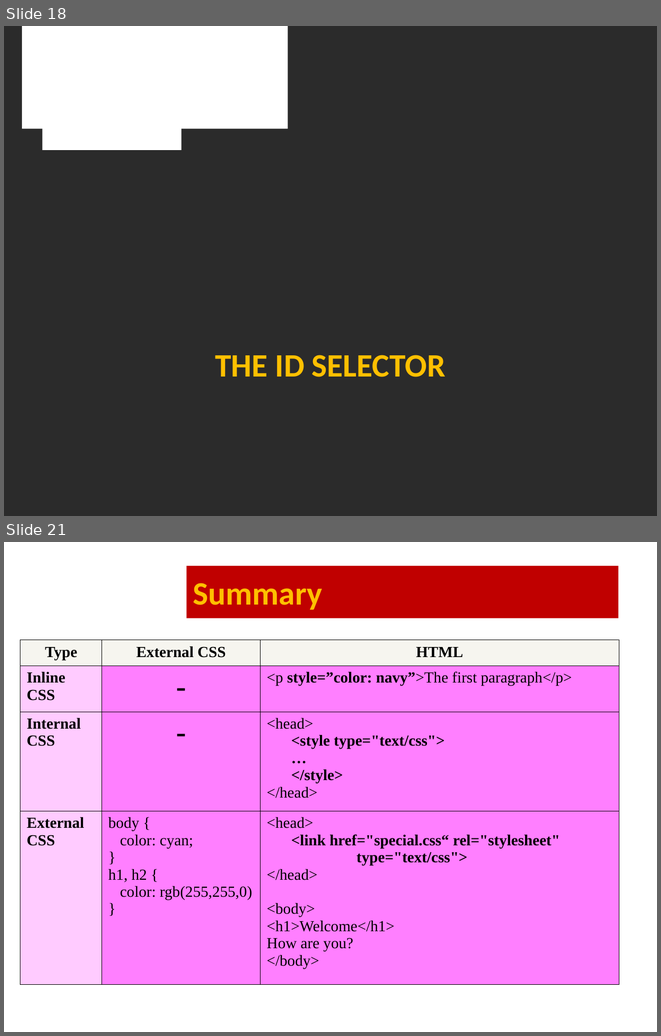
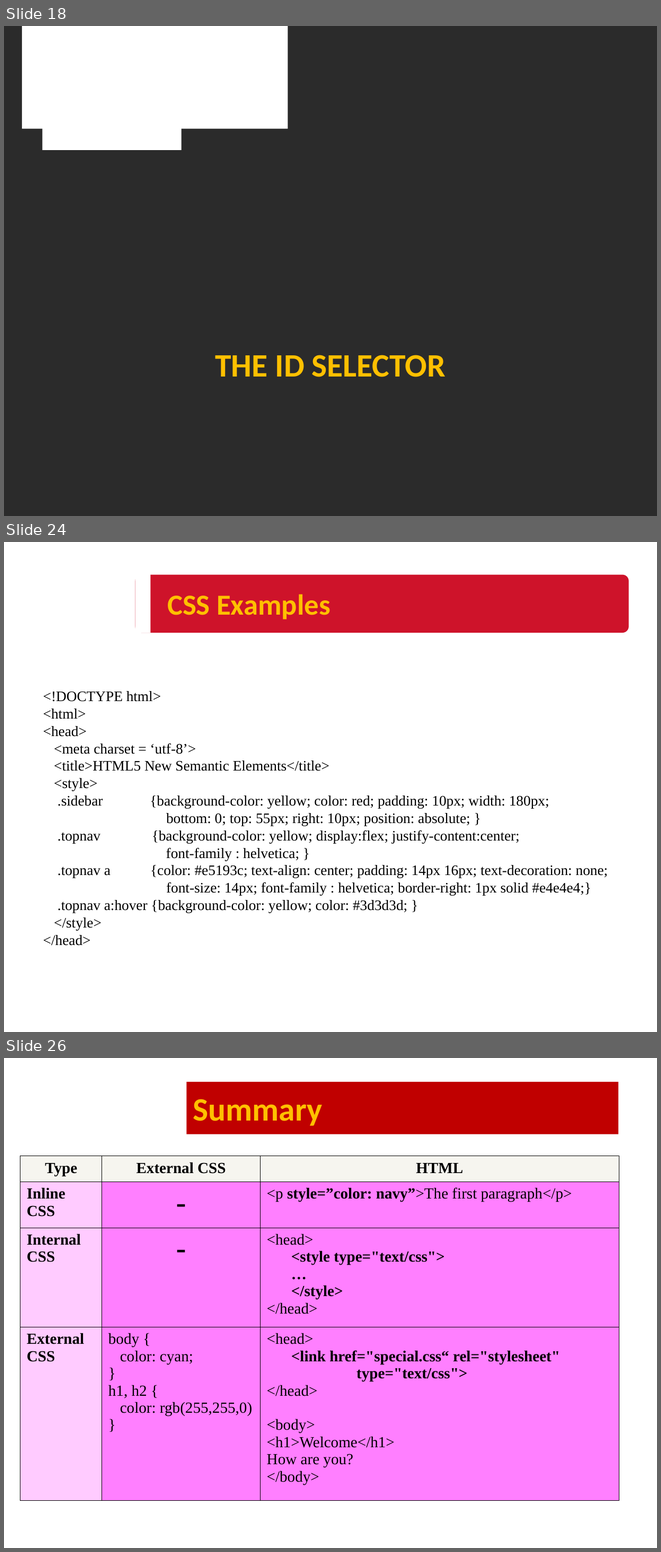
Before and after one commit to HUANGXUANKUN/Personal-Blog, a slide deck: NUS WPA - Copy/Lesson3/lesson3 Slide.ppt. Shown one above the other, each under a label of ours: slides 18 and 21 before the commit, slides 18, 24 and 26 after it; the slides between them are not shown. The pictures are 661x1036 and 661x1552 pixels, drawn with LibreOffice and Linux fonts; fonts in the diff are those of the drawing; background and template pictures are left out; a plain dark background stands for a picture behind light text. Boxes give left, top, right and bottom in pixels: in the first picture for what was removed or moved away, otherwise in the second. Text is boxed around its words. In the diff, an @@ line names an element or a change of style, - is before the commit and + after.

```diff
--- a/NUS WPA - Copy/Lesson3/lesson3 Slide.ppt
+++ b/NUS WPA - Copy/Lesson3/lesson3 Slide.ppt
@@ slide 24 added at (x1=4, y1=542, x2=657, y2=1032), background picture (left out) @@
@@ rectangle added at (x1=135, y1=573, x2=151, y2=633), fill #FFFFFF @@
@@ rounded rectangle added at (x1=135, y1=575, x2=629, y2=633), fill #CE132A @@
@@ title added at (x1=167, y1=594, x2=330, y2=619), 32 pt, text #FFC000, bold @@
+CSS Examples
@@ text added at (x1=43, y1=691, x2=608, y2=945), 16 pt, text #000000 @@
+<!DOCTYPE html>
+<html>
+<head>
+<meta charset = ‘utf-8’>
+<title>HTML5 New Semantic Elements</title>
+<style>
+.sidebar {background-color: yellow; color: red; padding: 10px; width: 180px;
+bottom: 0; top: 55px; right: 10px; position: absolute; }
+.topnav {background-color: yellow; display:flex; justify-content:center;
+font-family : helvetica; }
+.topnav a {color: #e5193c; text-align: center; padding: 14px 16px; text-decoration: none;
+font-size: 14px; font-family : helvetica; border-right: 1px solid #e4e4e4;}
+.topnav a:hover {background-color: yellow; color: #3d3d3d; }
+</style>
+</head>
@@ what was slide 21 is now slide 26 @@
```
Also in this commit, not shown: 7 slides changed, 4 other slides added, 10 other files.
